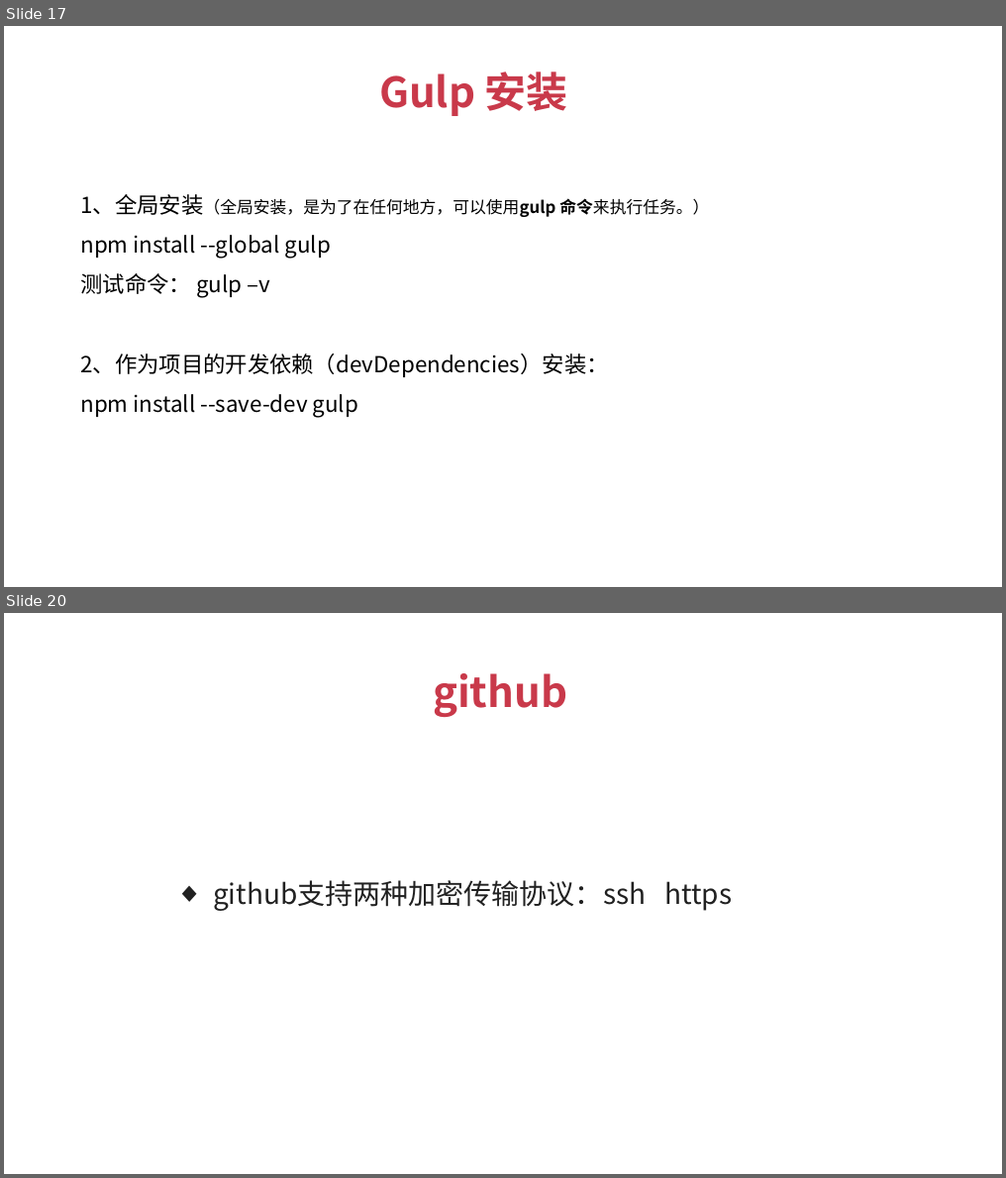
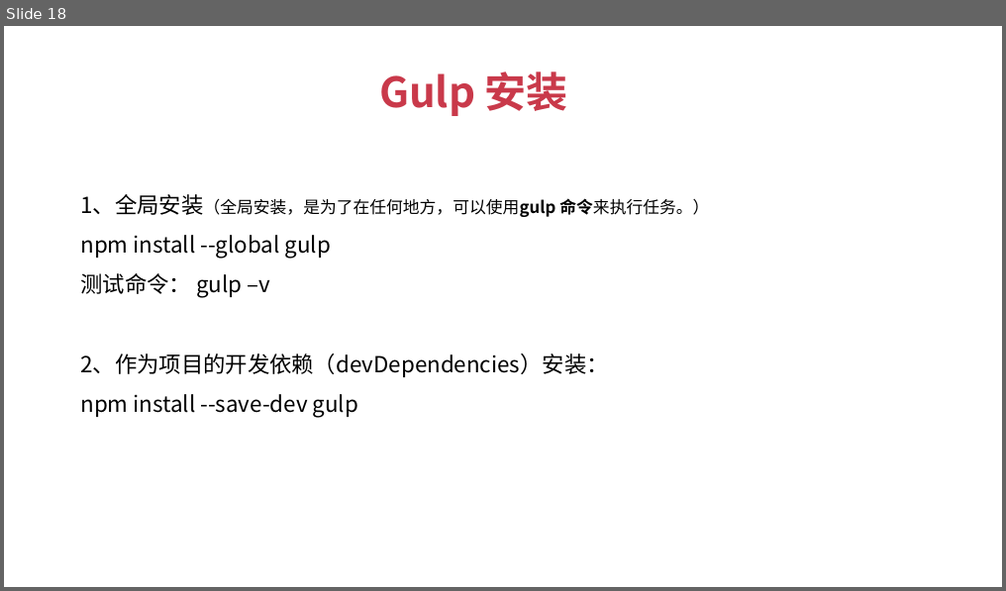
Before and after one commit to JSFFZL/Courseware-PPT, a slide deck: gulp.pptx. Shown one above the other, each under a label of ours: slides 17 and 20 before the commit, slide 18 after it; the slides between them are not shown. The pictures are 1006x1178 and 1006x591 pixels, drawn with LibreOffice and Linux fonts; fonts in the diff are those of the drawing; background and template pictures are left out. Boxes give left, top, right and bottom in pixels: in the first picture for what was removed or moved away, otherwise in the second. Text is boxed around its words. In the diff, an @@ line names an element or a change of style, - is before the commit and + after.

```diff
--- a/gulp.pptx
+++ b/gulp.pptx
@@ slide 20 removed at box(4, 613, 1002, 1174), background #FFFFFF @@
@@ text removed at box(433, 673, 567, 717) @@
-github
@@ text removed at box(213, 880, 732, 911) @@
-  ◆ github支持两种加密传输协议：ssh https
@@ what was slide 17 is now slide 18 @@
```
Also in this commit, not shown: 3 slides changed, 5 slides added, 15 other slides removed, 2 other files.
